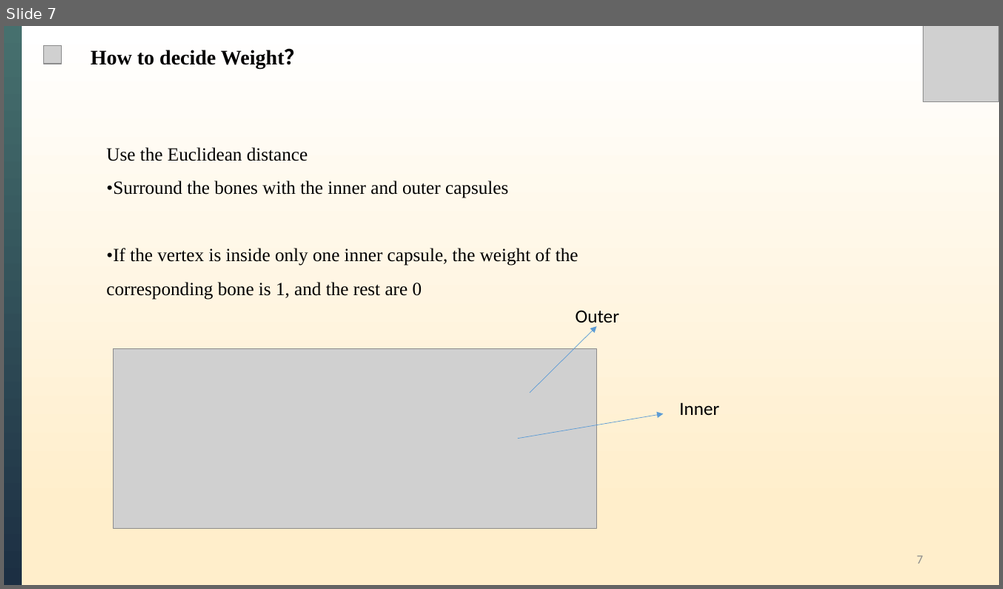
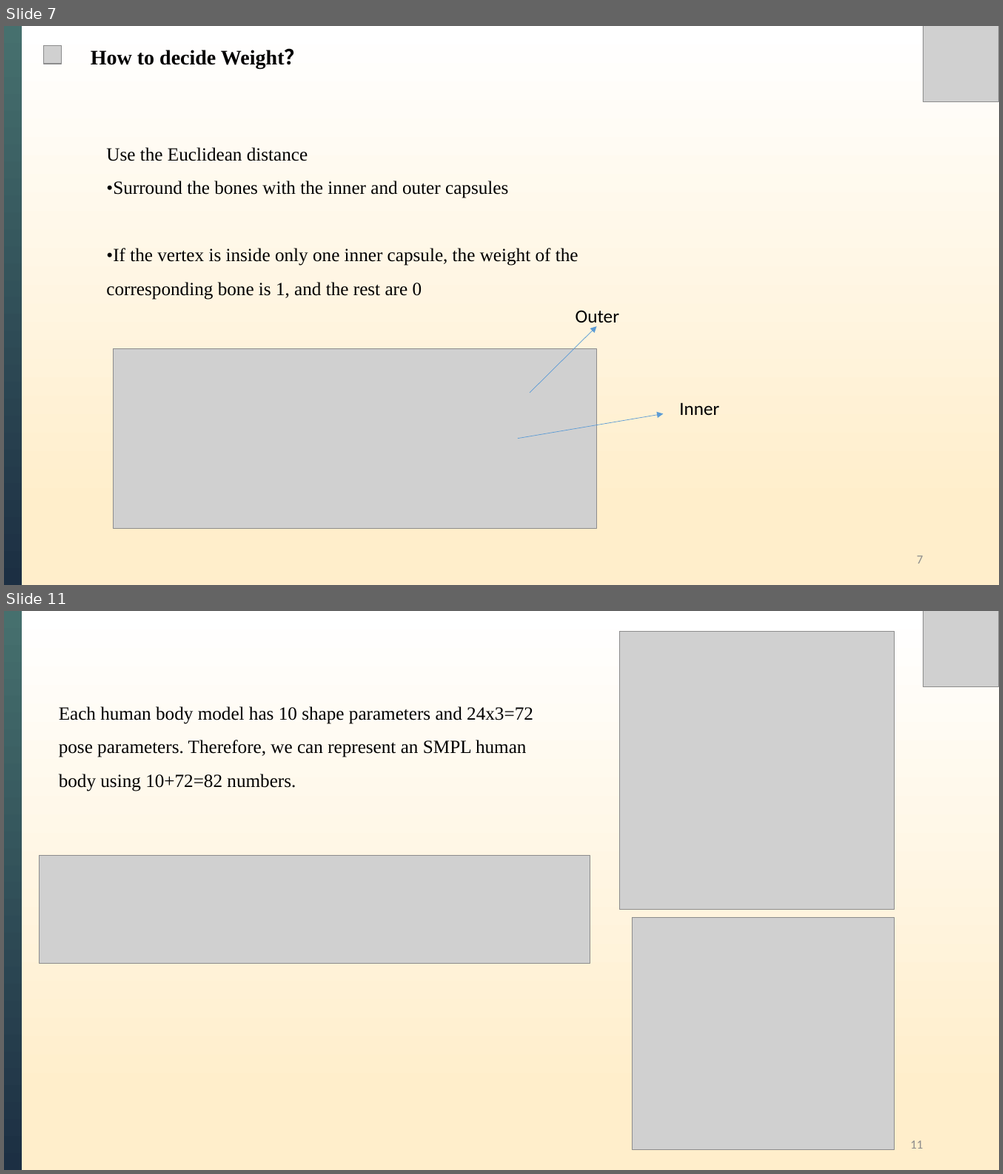
Before and after one commit to XiongWT1024/self-study-2024, a slide deck: LBS_SMPL/LBS_SMPL.pptx. Shown one above the other, each under a label of ours: slide 7 before the commit, slides 7 and 11 after it; the slides between them are not shown. The pictures are 1003x589 and 1003x1174 pixels, drawn with LibreOffice and Linux fonts; fonts in the diff are those of the drawing; grey boxes stand for pictures. Boxes give left, top, right and bottom in pixels: in the first picture for what was removed or moved away, otherwise in the second. Text is boxed around its words. In the diff, an @@ line names an element or a change of style, - is before the commit and + after.

```diff
--- a/LBS_SMPL/LBS_SMPL.pptx
+++ b/LBS_SMPL/LBS_SMPL.pptx
@@ slide 11 added at box(4, 611, 999, 1170), background gradient #FFEECB to #FFFFFF @@
@@ rectangle added at box(4, 611, 22, 1170), fill gradient #46706E to #1C2F43 @@
@@ picture added at box(620, 631, 894, 909) @@
@@ picture added at box(923, 611, 999, 686) @@
@@ text added at box(59, 706, 533, 792), 18 pt, text #000000 @@
+Each human body model has 10 shape parameters and 24x3=72 pose parameters. Therefore, we can represent an SMPL human body using 10+72=82 numbers.
@@ picture added at box(39, 856, 589, 963) @@
@@ picture added at box(632, 918, 894, 1151) @@
@@ page number added at box(910, 1141, 922, 1149), 12 pt, text #8C8C8C @@
+11
```
Also in this commit, not shown: 2 slides changed, 1 other slide added.
